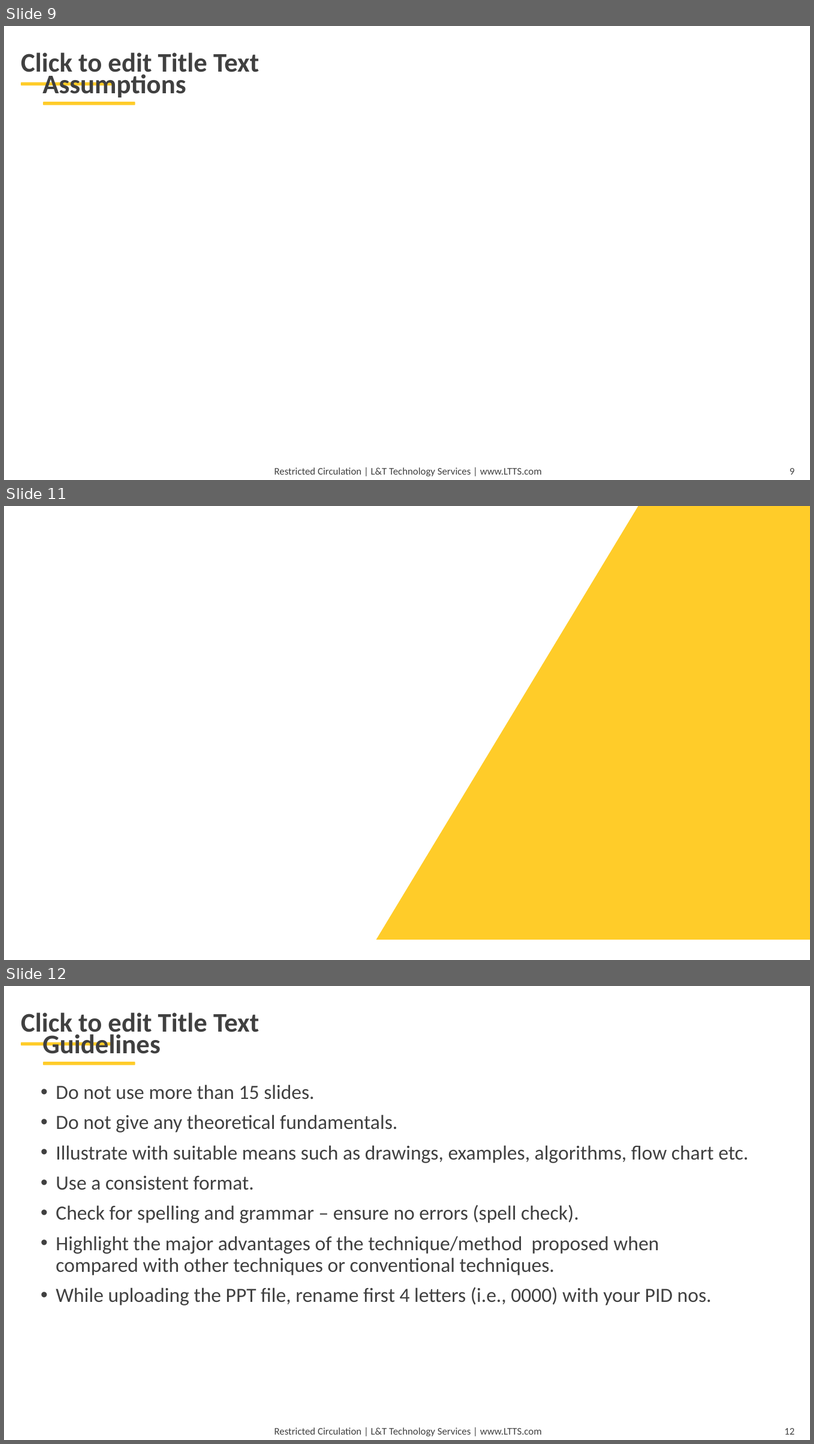
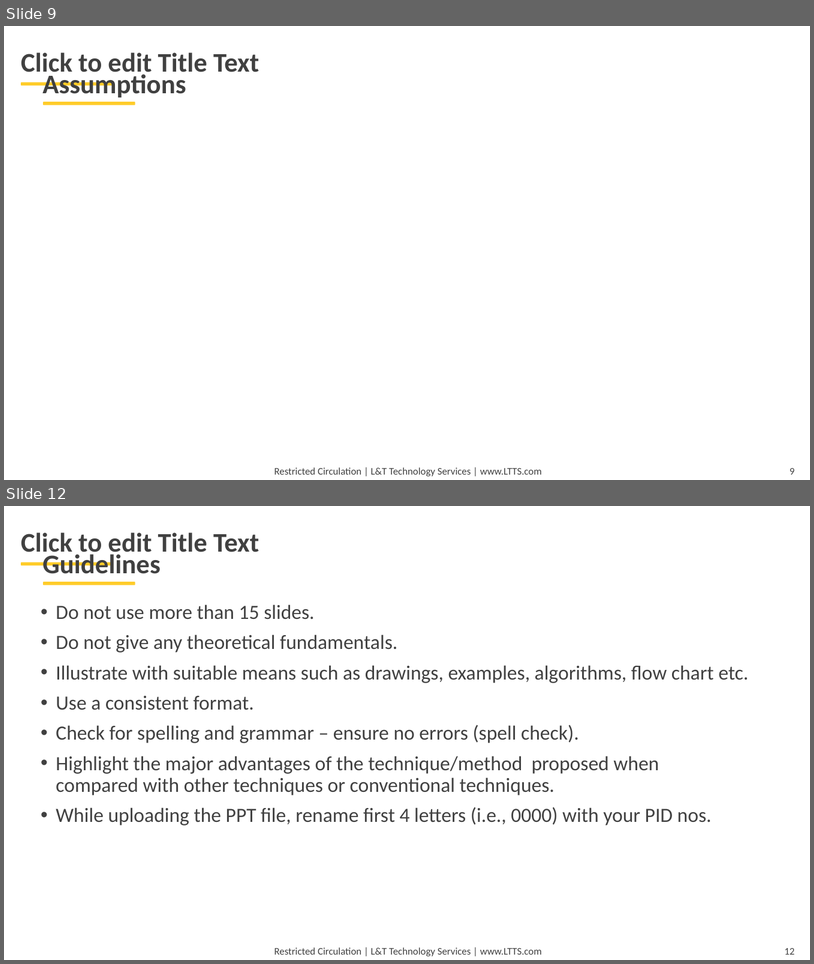
Before and after one commit to CodeCraftsman-Jr/TechgiumProject, a slide deck: PPT/PID_0000_TG8_PresentationRound.pptx. Shown one above the other, each under a label of ours: slides 9, 11 and 12 before the commit, slides 9 and 12 after it; the slides between them are not shown. The pictures are 814x1444 and 814x964 pixels, drawn with LibreOffice and Linux fonts; fonts in the diff are those of the drawing; background and template pictures are left out. Boxes give left, top, right and bottom in pixels: in the first picture for what was removed or moved away, otherwise in the second. Text is boxed around its words. In the diff, an @@ line names an element or a change of style, - is before the commit and + after.

```diff
--- a/PPT/PID_0000_TG8_PresentationRound.pptx
+++ b/PPT/PID_0000_TG8_PresentationRound.pptx
@@ slide 11 removed at (x1=4, y1=506, x2=810, y2=960), background picture (left out) @@
@@ freeform shape removed at (x1=377, y1=506, x2=810, y2=939) @@
@@ freeform shape removed at (x1=30, y1=753, x2=53, y2=775) @@
@@ freeform shape removed at (x1=58, y1=760, x2=178, y2=771) @@
```
Also in this commit, not shown: 7 slides changed, 1 slide added, 18 other files.
